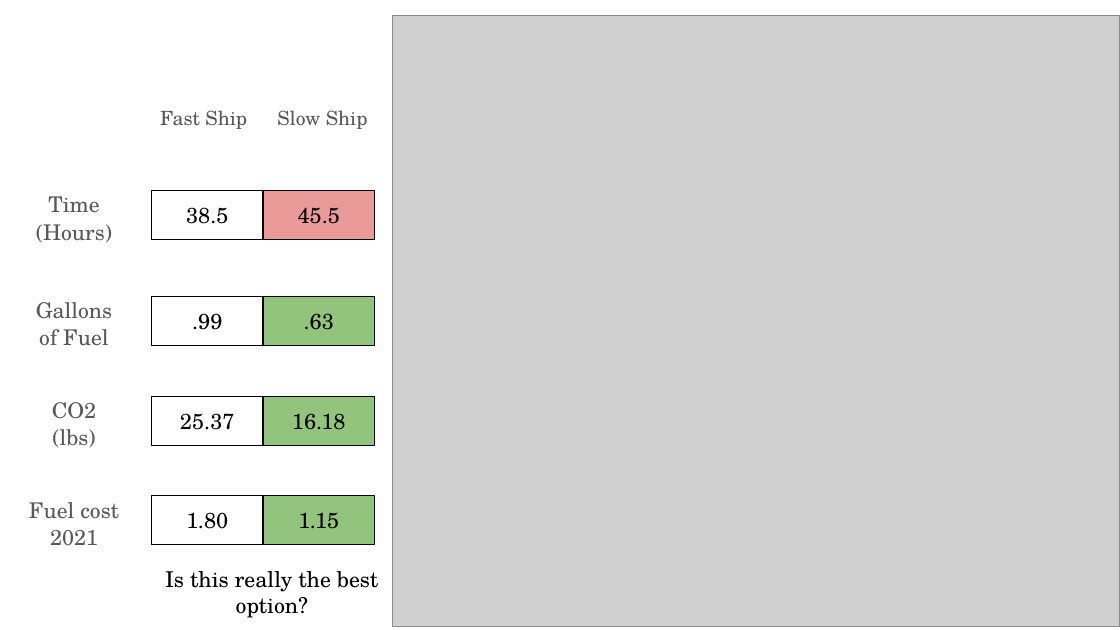
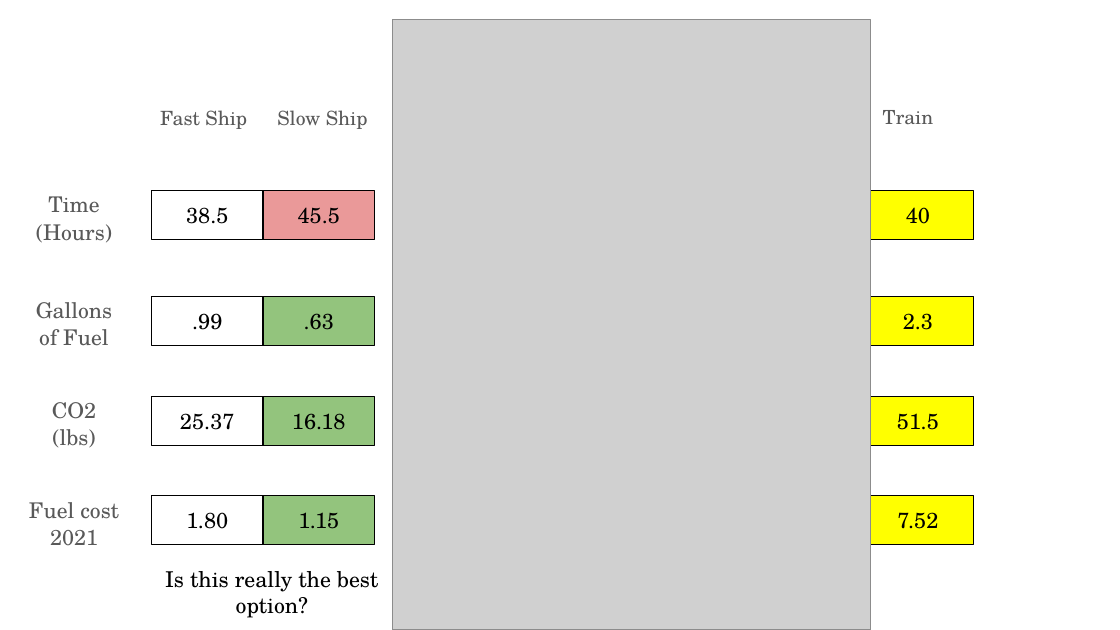
Before and after one commit to Rhunsilval/capstone, a slide deck: slide 19 of Presentation/The Cost of Moving Food - capstone.pptx (slide 32 before the commit). Drawn at 1120x630 pixels with LibreOffice and Linux fonts; fonts in the diff are those of the drawing; grey boxes stand for pictures. Boxes give left, top, right and bottom in pixels: in the first picture for what was removed or moved away, otherwise in the second. Text is boxed around its words. In the diff, an @@ line names an element or a change of style, - is before the commit and + after.

```diff
--- a/Presentation/The Cost of Moving Food - capstone.pptx
+++ b/Presentation/The Cost of Moving Food - capstone.pptx
@@ picture resized from (x1=393, y1=16, x2=1120, y2=626) to (x1=393, y1=20, x2=871, y2=630) @@
@@ text added at (x1=883, y1=110, x2=934, y2=124), 12.5 pt, text #595959 @@
+Train
@@ rectangle added at (x1=862, y1=190, x2=974, y2=240), fill #FFFF00, outline #000000 0.75 pt, 14 pt, text #000000 @@
+40
@@ rectangle added at (x1=862, y1=297, x2=974, y2=346), fill #FFFF00, outline #000000 0.75 pt, 14 pt, text #000000 @@
+2.3
@@ rectangle added at (x1=862, y1=396, x2=974, y2=446), fill #FFFF00, outline #000000 0.75 pt, 14 pt, text #000000 @@
+51.5
@@ rectangle added at (x1=862, y1=496, x2=974, y2=545), fill #FFFF00, outline #000000 0.75 pt, 14 pt, text #000000 @@
+7.52
```
Also in this commit, not shown: 10 other slides changed, 1 slide added, 16 slides removed, 3 other files.
